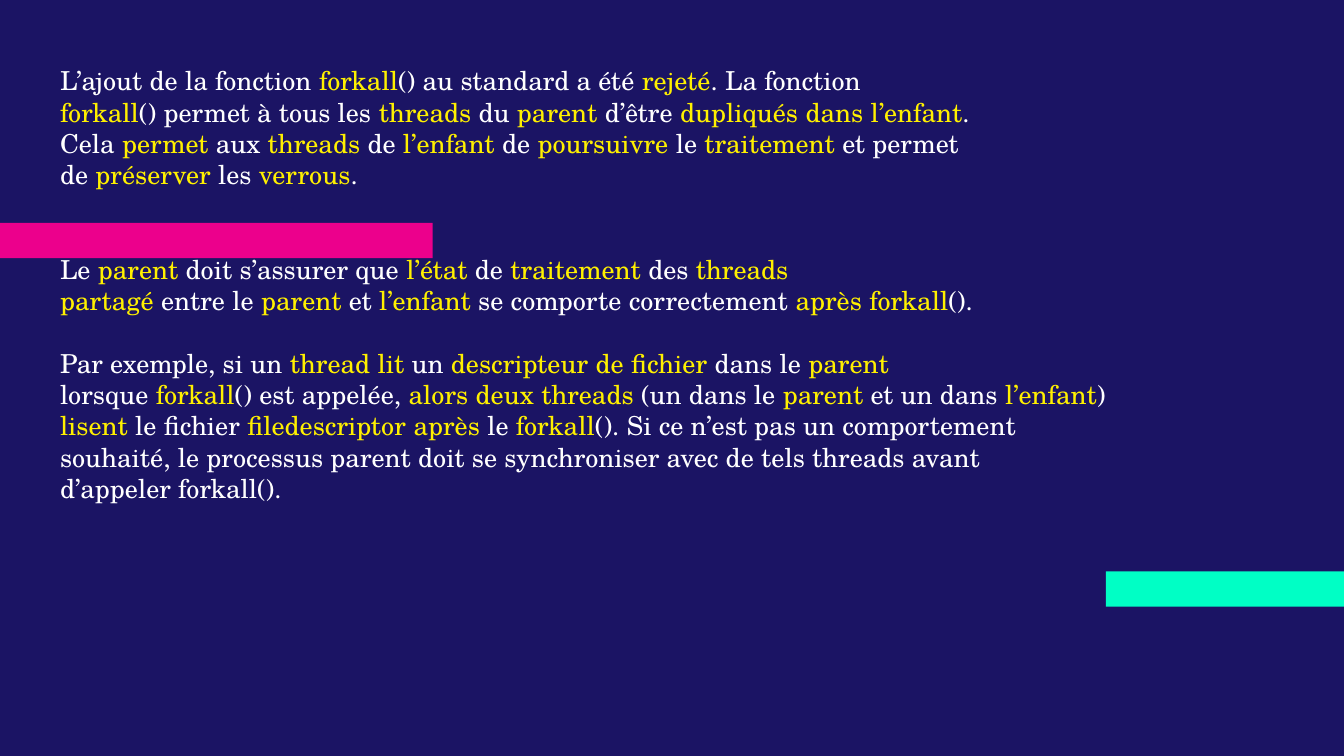
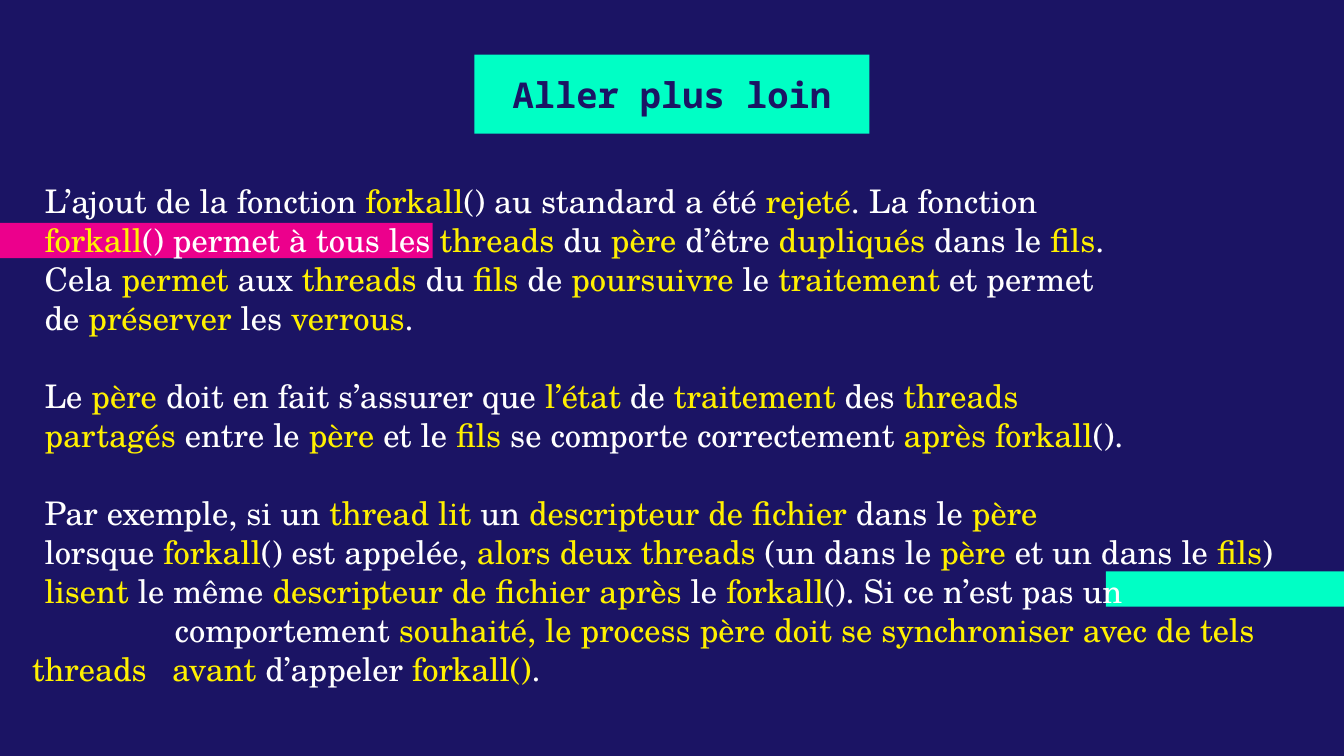
Before and after one commit to leomols97/sysg6_2022, a slide deck: slide 27 of Août/MOLS_FORK_VFORK_CLONE/Documents/MOLS_FORK_VFORK_CLONE.pptx (slide 28 before the commit). Drawn at 1344x756 pixels with LibreOffice and Linux fonts; fonts in the diff are those of the drawing. Boxes give left, top, right and bottom in pixels: in the first picture for what was removed or moved away, otherwise in the second. Text is boxed around its words. In the diff, an @@ line names an element or a change of style, - is before the commit and + after.

```diff
--- a/Août/MOLS_FORK_VFORK_CLONE/Documents/MOLS_FORK_VFORK_CLONE.pptx
+++ b/Août/MOLS_FORK_VFORK_CLONE/Documents/MOLS_FORK_VFORK_CLONE.pptx
@@ title added at <box>474,55,870,134</box>, fill #00FFC5, 19 pt, text #1B1464, bold @@
+Aller plus loin
@@ text "L’ajout de la fonction forkall() ...": place and size @@
-text "L’ajout de la fonction forkall() ..." at <box>60,70,1106,504</box>
+text "L’ajout de la fonction forkall() ..." at <box>32,189,1273,688</box>
@@ text at <box>45,189,1038,337</box>: size 14 to 17.4 pt in "L’ajout de la fonction forkall() au standard ...", "de préserver les verrous."; indent changed @@
@@ text at <box>45,220,1104,298</box>: text changed; size 14 to 17.4 pt @@
-forkall() permet à tous les threads du parent d’être dupliqués dans l’enfant.
-Cela permet aux threads de l’enfant de poursuivre le traitement et permet
+forkall() permet à tous les threads du père d’être dupliqués dans le fils.
+Cela permet aux threads du fils de poursuivre le traitement et permet
@@ text at <box>32,384,1273,688</box>: text changed; size 14 to 17.4 pt; text colour #FFFFFF to #FFF000 @@
-Le parent doit s’assurer que l’état de traitement des threads
-partagé entre le parent et l’enfant se comporte correctement après forkall().
-Par exemple, si un thread lit un descripteur de fichier dans le parent
-lorsque forkall() est appelée, alors deux threads (un dans le parent et un dans l’enfant)
-lisent le fichier filedescriptor après le forkall(). Si ce n’est pas un comportement
-souhaité, le processus parent doit se synchroniser avec de tels threads avant
-d’appeler forkall().
+Le père doit en fait s’assurer que l’état de traitement des threads
+partagés entre le père et le fils se comporte correctement après forkall().
+Par exemple, si un thread lit un descripteur de fichier dans le père
+lorsque forkall() est appelée, alors deux threads (un dans le père et un dans le fils)
+lisent le même descripteur de fichier après le forkall(). Si ce n’est pas un _comportement souhaité, le process père doit se synchroniser avec de tels threads _avant d’appeler forkall().
```
Also in this commit, not shown: 19 other slides changed, 1 slide removed, 7 other files.
